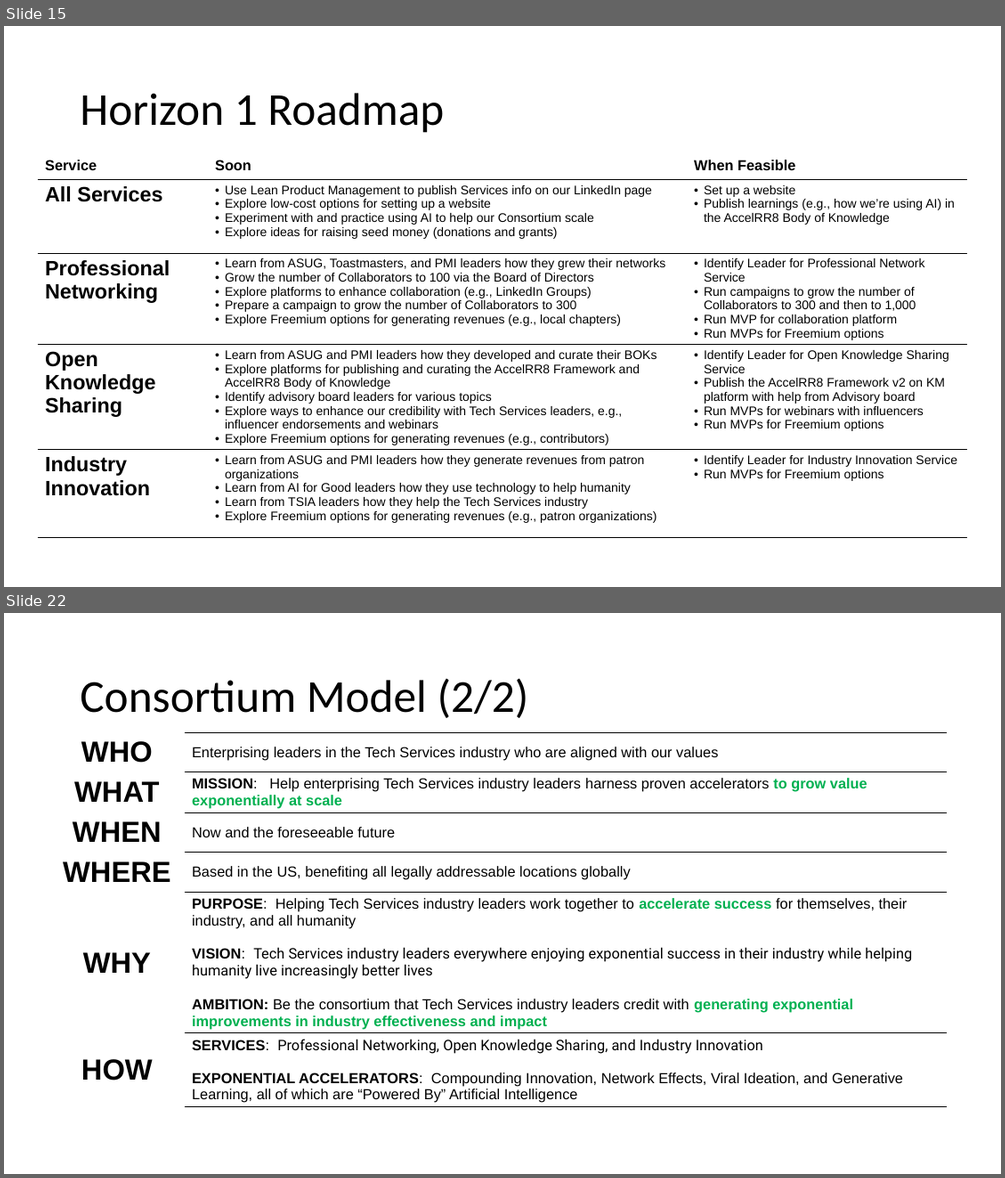
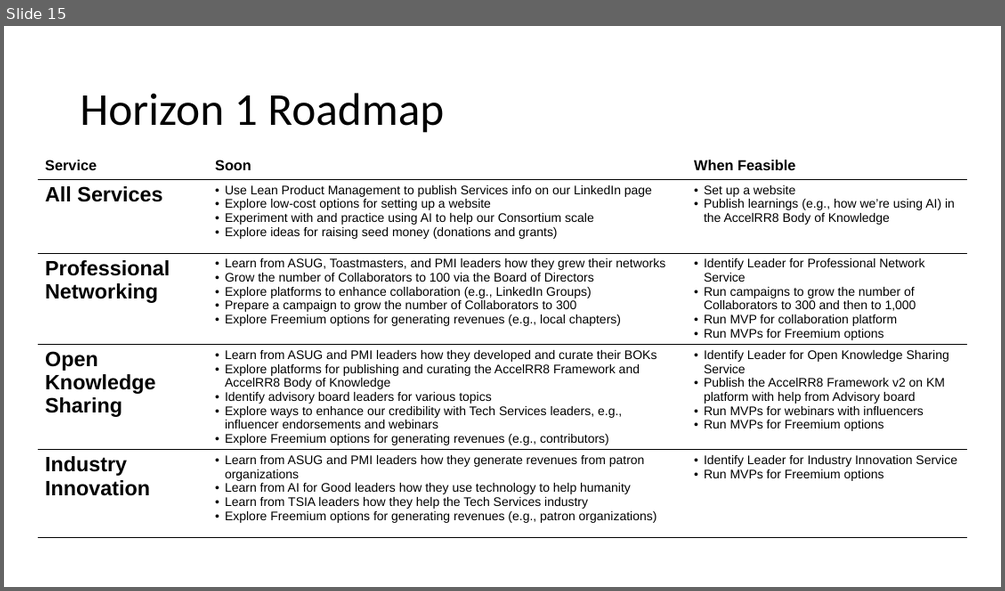
Before and after one commit to AccelRR8-Consortium-NonProfit/Management-Public, a slide deck: docs/1_Integration/1b_Strategy/AccelRR8 Consortium Non-Profit Organization Strategy.pptx. Shown one above the other, each under a label of ours: slides 15 and 22 before the commit, slide 15 after it; the slides between them are not shown. The pictures are 1005x1178 and 1005x591 pixels, drawn with LibreOffice and Linux fonts; fonts in the diff are those of the drawing; background and template pictures are left out. Boxes give left, top, right and bottom in pixels: in the first picture for what was removed or moved away, otherwise in the second. Text is boxed around its words. In the diff, an @@ line names an element or a change of style, - is before the commit and + after.

```diff
--- a/docs/1_Integration/1b_Strategy/AccelRR8 Consortium Non-Profit Organization Strategy.pptx
+++ b/docs/1_Integration/1b_Strategy/AccelRR8 Consortium Non-Profit Organization Strategy.pptx
@@ slide 22 removed at box(4, 613, 1001, 1174), background #FFFFFF @@
@@ title removed at box(80, 678, 529, 718) @@
-Consortium Model (2/2)
@@ table removed at box(49, 732, 947, 1127), 6 rows, 2 columns @@
-WHO | Enterprising leaders in the Tech Services industry who are aligned with our values
-WHAT | MISSION: Help enterprising Tech Services industry leaders harness proven accelerators to grow value exponentially at scale
-WHEN | Now and the foreseeable future
-WHERE | Based in the US, benefiting all legally addressable locations globally
-WHY | PURPOSE: Helping Tech Services industry leaders work together to accelerate success for themselves, their industry, and all humanity VISION: Tech Services industry leaders everywhere enjoying exponential success in their industry while helping humanity live increasingly better lives / AMBITION: Be the consortium that Tech Services industry leaders credit with generating exponential improvements in industry effectiveness and impact
-HOW | SERVICES: Professional Networking, Open Knowledge Sharing, and Industry Innovation / EXPONENTIAL ACCELERATORS: Compounding Innovation, Network Effects, Viral Ideation, and Generative Learning, all of which are “Powered By” Artificial Intelligence
```
Also in this commit, not shown: 6 other slides removed, 5 other files.
